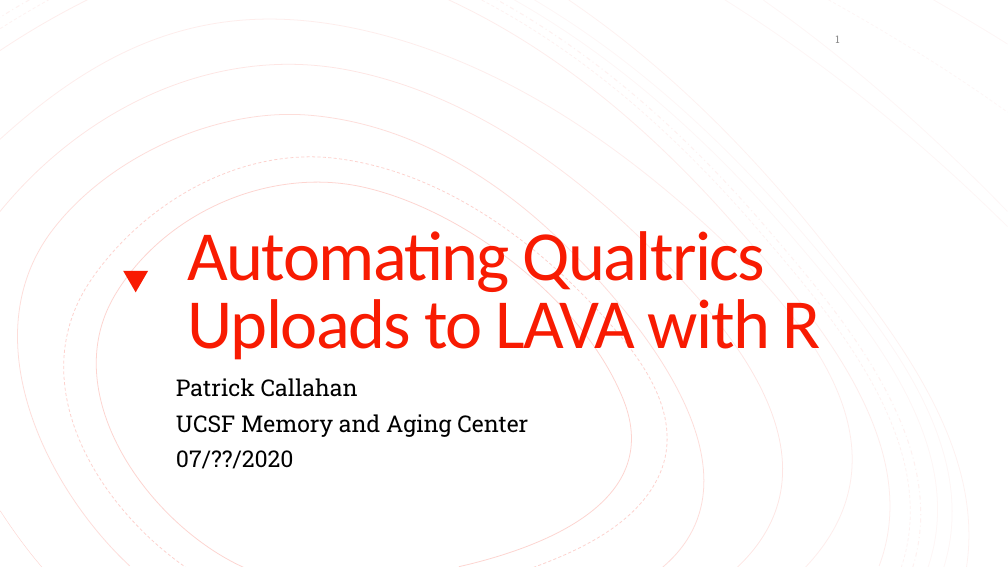
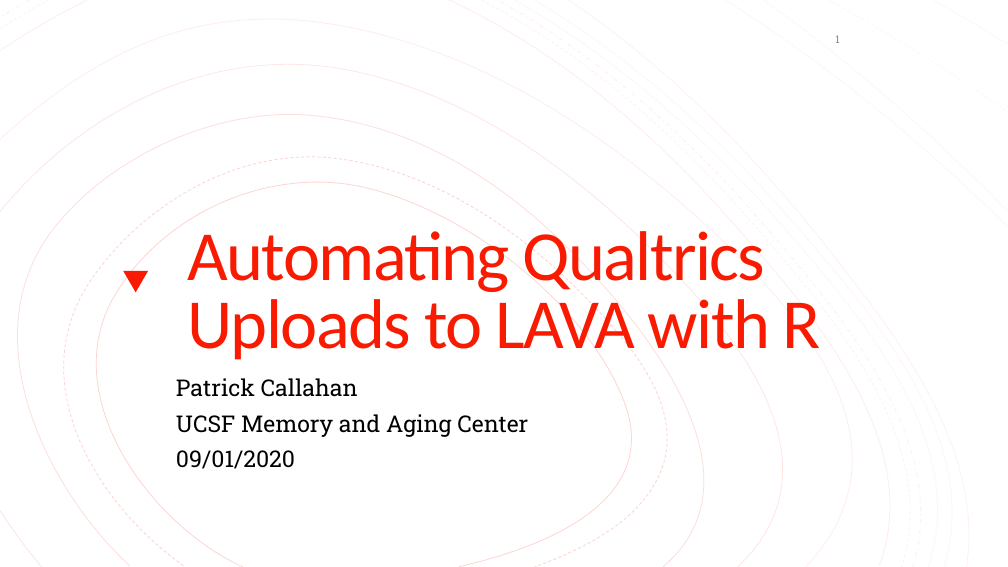
Before and after one commit to NeuroShepherd/R_Coding_Presentations, a slide deck: slide 1 of Automating LAVA Uploads with R/Automating Qualtrics Uploads to LAVA with R.pptx. Drawn at 1008x567 pixels with LibreOffice and Linux fonts; fonts in the diff are those of the drawing. Boxes give left, top, right and bottom in pixels: in the first picture for what was removed or moved away, otherwise in the second. Text is boxed around its words. In the diff, an @@ line names an element or a change of style, - is before the commit and + after.

Commit message:
Almost complete version of Qualtrics API presentaiton; photos for said pres.

```diff
--- a/Automating LAVA Uploads with R/Automating Qualtrics Uploads to LAVA with R.pptx
+++ b/Automating LAVA Uploads with R/Automating Qualtrics Uploads to LAVA with R.pptx
@@ subtitle at bbox=[176, 450, 295, 469]: text changed @@
-07/??/2020
+09/01/2020
```
Also in this commit, not shown: 2 other slides changed, 4 slides added, 9 other files.
